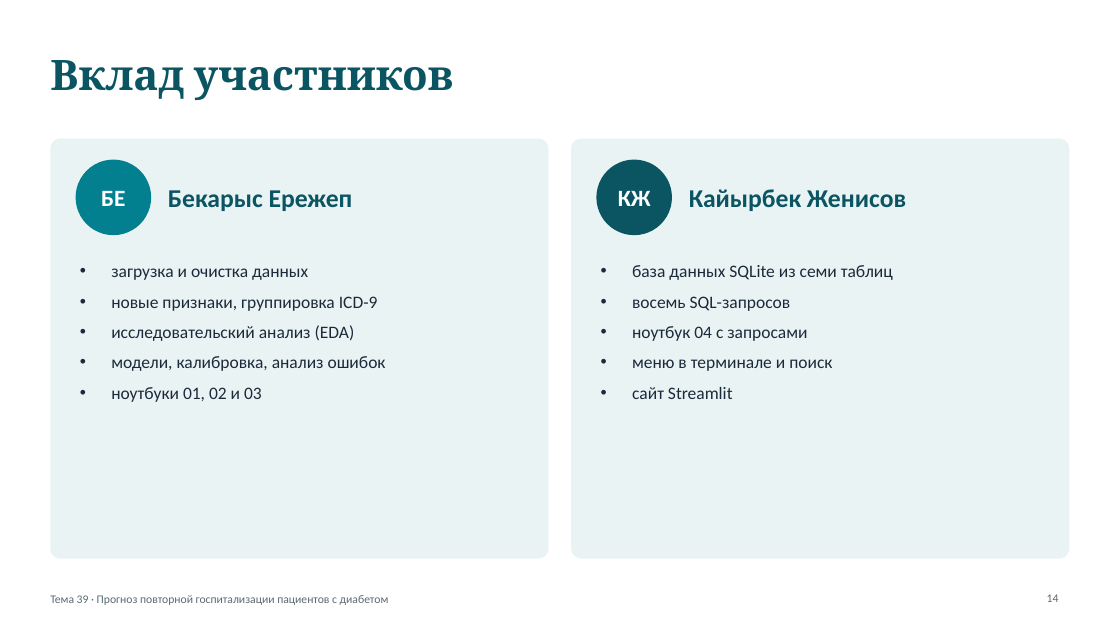
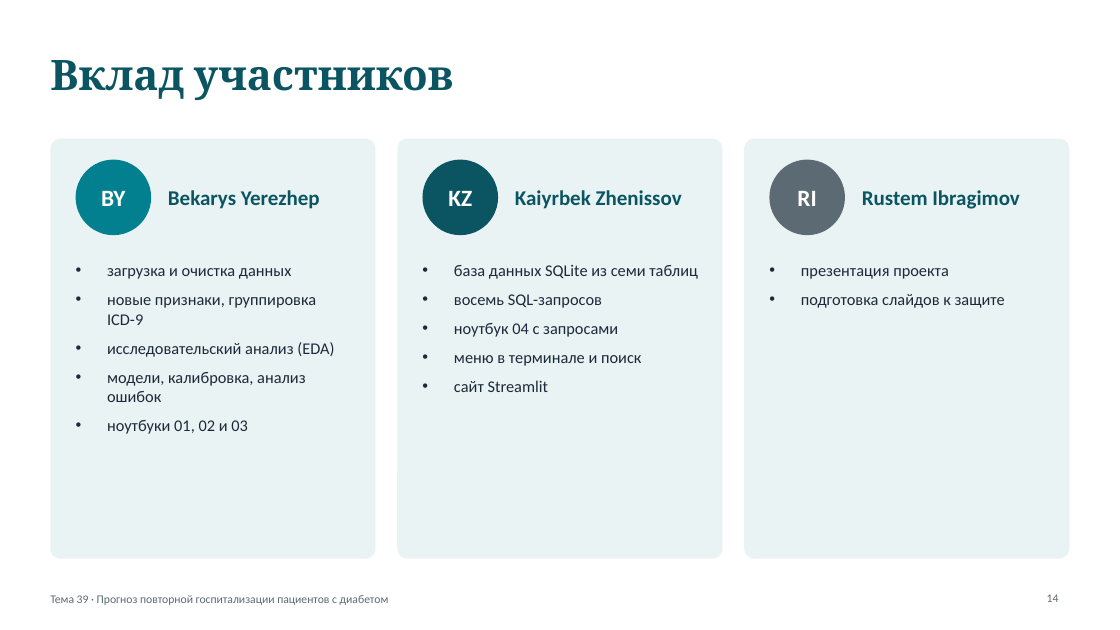
Before and after one commit to Kaiyrbek-data/-, a slide deck: slide 14 of docs/presentation.pptx. Drawn at 1120x630 pixels with LibreOffice and Linux fonts; fonts in the diff are those of the drawing. Boxes give left, top, right and bottom in pixels: in the first picture for what was removed or moved away, otherwise in the second. Text is boxed around its words. In the diff, an @@ line names an element or a change of style, - is before the commit and + after.

```diff
--- a/docs/presentation.pptx
+++ b/docs/presentation.pptx
@@ rounded rectangle: place and size @@
-rounded rectangle at bbox=[50, 139, 549, 559]
+rounded rectangle at bbox=[50, 139, 376, 559]
@@ rounded rectangle at bbox=[50, 139, 376, 559]: proportions changed @@
@@ rounded rectangle at bbox=[397, 139, 723, 559]: proportions changed @@
@@ rounded rectangle: place and size @@
-rounded rectangle at bbox=[571, 139, 1070, 559]
+rounded rectangle at bbox=[397, 139, 723, 559]
@@ rounded rectangle added at bbox=[744, 139, 1070, 559], fill #EAF3F4 @@
@@ ellipse: place and size @@
-ellipse at bbox=[597, 160, 672, 235]
+ellipse at bbox=[423, 160, 498, 235]
@@ ellipse added at bbox=[770, 160, 845, 235], fill #5C6B73 @@
@@ text at bbox=[101, 191, 125, 206]: text changed @@
-БЕ
+BY
@@ text at bbox=[168, 190, 320, 209]: text changed; size 22 to 18 pt @@
-Бекарыс Ережеп
+Bekarys Yerezhep
@@ text at bbox=[448, 191, 472, 206]: text changed @@
-КЖ
+KZ
@@ text added at bbox=[515, 190, 682, 209], 18 pt, text #0B5563, bold @@
+Kaiyrbek Zhenissov
@@ text removed at bbox=[689, 189, 906, 211] @@
-Кайырбек Женисов
@@ text added at bbox=[797, 191, 816, 206], 20 pt, text #FFFFFF, bold @@
+RI
@@ text added at bbox=[862, 190, 1020, 209], 18 pt, text #0B5563, bold @@
+Rustem Ibragimov
@@ text "загрузка и очистка данных" at bbox=[107, 268, 334, 434]: size 15 to 14 pt @@
@@ text "база данных SQLite из семи ..." at bbox=[454, 265, 698, 392]: size 15 to 14 pt @@
@@ text "база данных SQLite из семи ...": place and size @@
-text "база данных SQLite из семи ..." at bbox=[632, 265, 893, 399]
+text "база данных SQLite из семи ..." at bbox=[454, 265, 698, 392]
@@ text added at bbox=[801, 268, 1005, 308], 14 pt, text #1B2A3A @@
+• презентация проекта
+• подготовка слайдов к защите
```
Also in this commit, not shown: 1 other slide changed, 1 other file.
